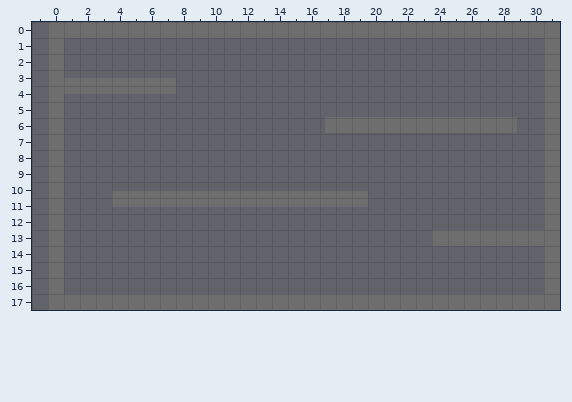
Two versions of a level (Tiled map, test.tmx). The picture above was drawn from the file before the commit.
Cells are 16x16 px. Shown: x -1..31, y 0..17.
Now the later version:
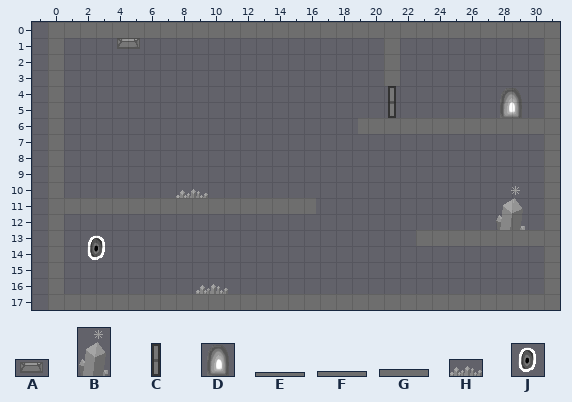
Key: from "button": A 0; from "checkpoint": B 0; from "door": C 0; from "enddoor": D 0; from "largeplatform": E 0; from "mediumplatform": F 0; from "smallplatform": G 0; from "spike": H 0; from "startdoor": J 0.
Objects are placed by their top-left corner, in cells (3,4 is the top-left corner of cell 3,4); size is 1x1 cell unless given.
What changed:
{"where": "layer \"objects\" (added)"}
{"now": "A at 4.1,0.9 size 2x1"}
{"now": "C at 21.2,4 size 0.5x2"}
{"now": "D at 28,4 size 2x2"}
{"now": "H at 8,10 size 2x1"}
{"now": "B at 27.9,10.1 size 2x3"}
{"now": "J at 2.1,13.1 size 2x2"}
{"now": "H at 9.3,16 size 2x1"}
{"where": "layer \"smallplatforms\" (removed)"}
{"was": "G at 24,13 size 8x1"}
{"where": "layer \"mediumplatforms\" (removed)"}
{"was": "F at 17.3,5.9 size 12x1"}
{"where": "layer \"largeplatforms\" (removed)"}
{"was": "E at 4,10.5 size 16x1"}
{"label":"added","picture_box":[117,38,140,49]}
{"label":"changed","picture_box":[325,86,527,133]}
{"label":"changed","picture_box":[112,189,368,207]}
{"label":"changed","picture_box":[496,186,525,230]}
{"label":"added","picture_box":[87,235,105,260]}
{"label":"added","picture_box":[196,284,228,294]}
